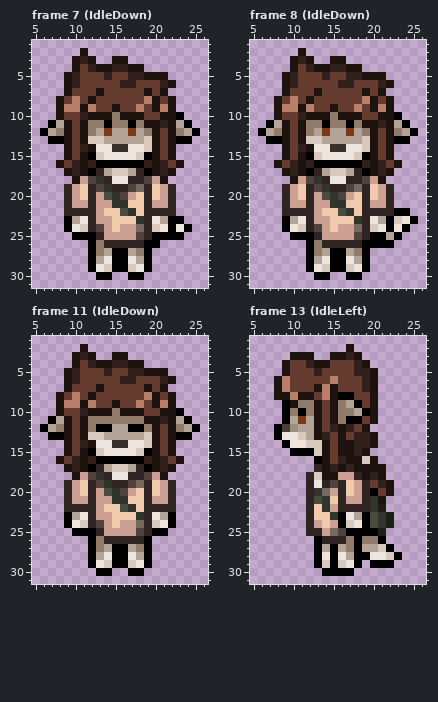
Pixel-art file -- art/OV/Mira/Miraov.aseprite. The picture above is the old version.
32x32 pixels, 83 frames. Colours within 5 levels of each other are drawn and written as one. Shown: frame 7 (IdleDown): x 5..26, y 1..31; frame 8 (IdleDown): x 5..26, y 1..31; frame 11 (IdleDown): x 5..26, y 1..31; frame 13 (IdleLeft): x 5..26, y 1..31. The commit also changed other frames, which this record leaves out.
Now the later version:
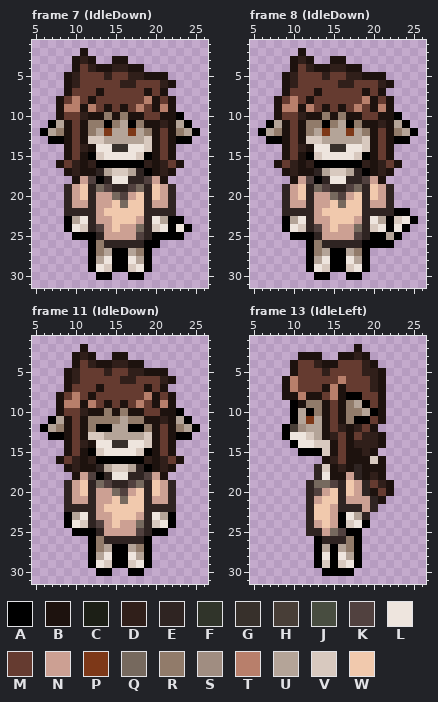
Palette (. is transparent): A #000000  B #1d120e  C #1c1f16  D #301f1a  E #2f2422  F #30342a  G #37302b  H #483e37  J #484d40  K #51413f  L #eee5de  M #653b30  N #cca093  P #7d3818  Q #76695e  R #917b6a  S #a08d81  T #b87f6b  U #b4a498  V #d8c9bf  W #f1c9ad
Difference:
layer "Bag" now hidden
Changed rows in their new state; - is an unchanged pixel.
Frame 7 (IdleDown):
first column x 14:
 9 BMB
10 RBR
11 --U
first column x 12:
17 B------
18 -A-----
19 -QK----
20 --NQ---
21 ---WQ--
22 ----WW-
23 ------N
Frame 8 (IdleDown): the same change as frame 7 (IdleDown)
Frame 11 (IdleDown): the same change as frame 7 (IdleDown)
Frame 13 (IdleLeft):
first column x 8:
 2 ---------.B-----
 3 --.--B-.-BDB----
 4 -.B-MD-B--MDB---
 5 -.B--MD---M-DB--
 6 .BT----MT--MDB--
 7 .BT--MBTB--MDB--
 8 .-BT-BMTB-A-MB--
 9 -.AB-RBMBRUAMB--
10 -.AUARBMB-RUAB--
11 -.AUPUBMBR-AMB--
12 .AHS-UBMDBDMB---
13 .A-LVUBDMBM-DB--
14 -.A-L-VBM---DB--
15 --.--AVBM-BDB---
16 -----.-DM--BVB--
17 ------VBDBE-----
18 ----.EL-B-------
19 -----QQ---------
20 -----KNW----B---
21 -----NW----NE---
22 ------W----NE.--
23 -------N---E...-
24 ------------...-
25 -----------...--
26 -----------...--
27 -----------....-
28 -----------.....
29 ------------...-
